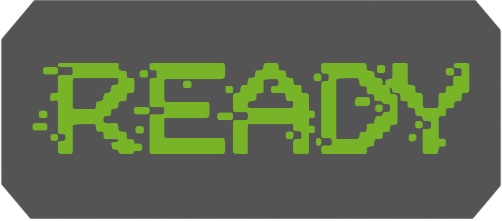
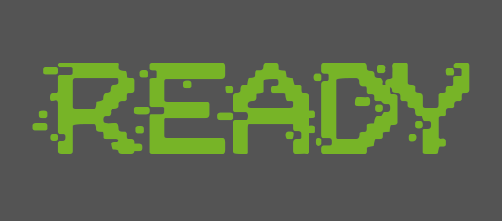
Two versions of the same layered image (502×221). Layer-by-layer changes:
painted on "Button" over [0, 0, 502, 221]
